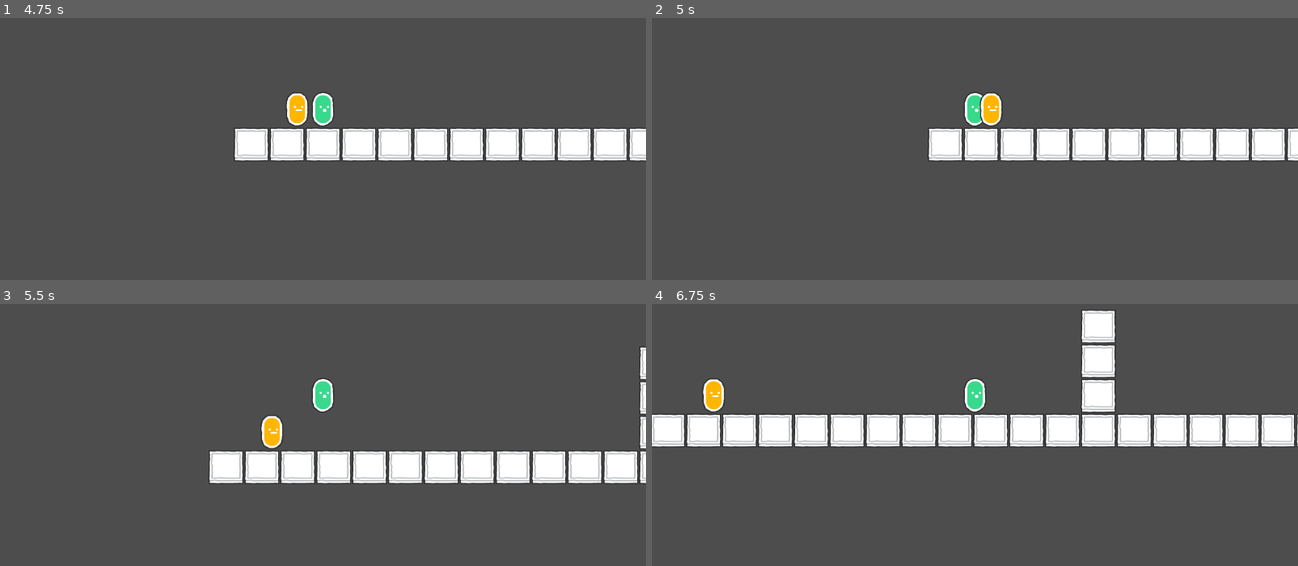
Above: before the commit, frames 1-4 (two rows, left to right).
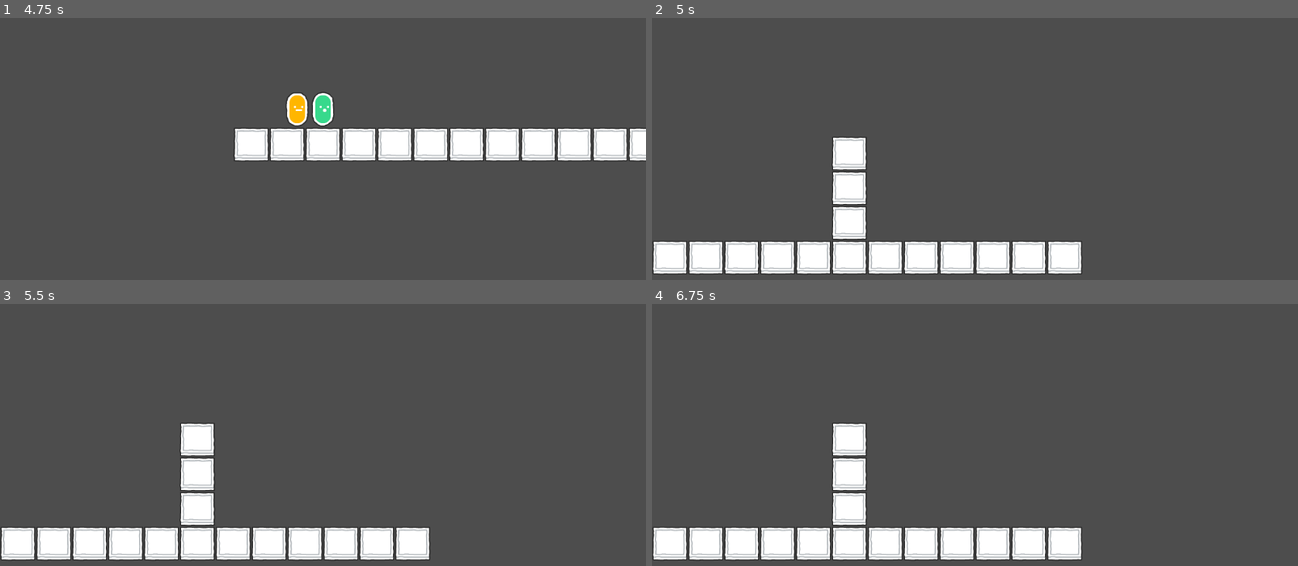
Above: after the commit, the same moments.

Repository: Alloces/DeadIsGood
Game: Godot game, scene res://MainMenu.tscn
The game is run twice, just before and just after one commit, with the same random seed, the same clock (stepped at 60 frames per second) and the same inputs.
Inputs:
- Up to frame 1 (4.75 s): click "Start" at 0.5 s; tap Enter (ui_accept) at 1.25, 1.52, 2.27, 3.77, 4.52 s; hold Right (ui_right) 1.28-2.78 s; hold Left (ui_left) from 2.78 s (still down)
- Up to frame 2 (5 s): keep holding Left (ui_left)
- Up to frame 3 (5.5 s): release Left (ui_left) at 5.03 s; hold Right (ui_right) from 5.03 s (still down); tap Enter (ui_accept) at 5.27 s
- Up to frame 4 (6.75 s): keep holding Right (ui_right)

Frame 1 is identical in both runs. In frame 2, 17% of the frame differs, in the area x 0-100%, y 28-98%; in frame 3, 19%; in frame 4, 23%, in the area x 0-100%, y 2-98%.

Commit message:
change dude death

Diff:
--- a/scenes/Dude/Dude.gd
+++ b/scenes/Dude/Dude.gd
@@ -120,4 +120,5 @@
 
 
 func _on_area_2d_area_entered(area: Area2D):
+	_area.set_collision_mask(15)
 	emit_signal("died", area.get_parent().name)
--- a/scenes/Levels/Level.gd
+++ b/scenes/Levels/Level.gd
@@ -1,16 +1,22 @@
 extends Node2D
 
 
-@export var _player: Node
+@export var _player: Dude
 
 
 func _ready() -> void:
 	if _player == null:
 		push_error("Level -> ready: player must not be empty")
 
+	_player.connect("died", _change_player)
 
 
 func _change_player(killer_name: String) -> void:
+	_player.disconnect("died", _change_player)
+	_player.is_player = false
 	_player.queue_free()
+	call_deferred("remove_child", _player)
+
 	_player = get_node(killer_name)
 	_player.is_player = true
+	_player.connect("died", _change_player)
